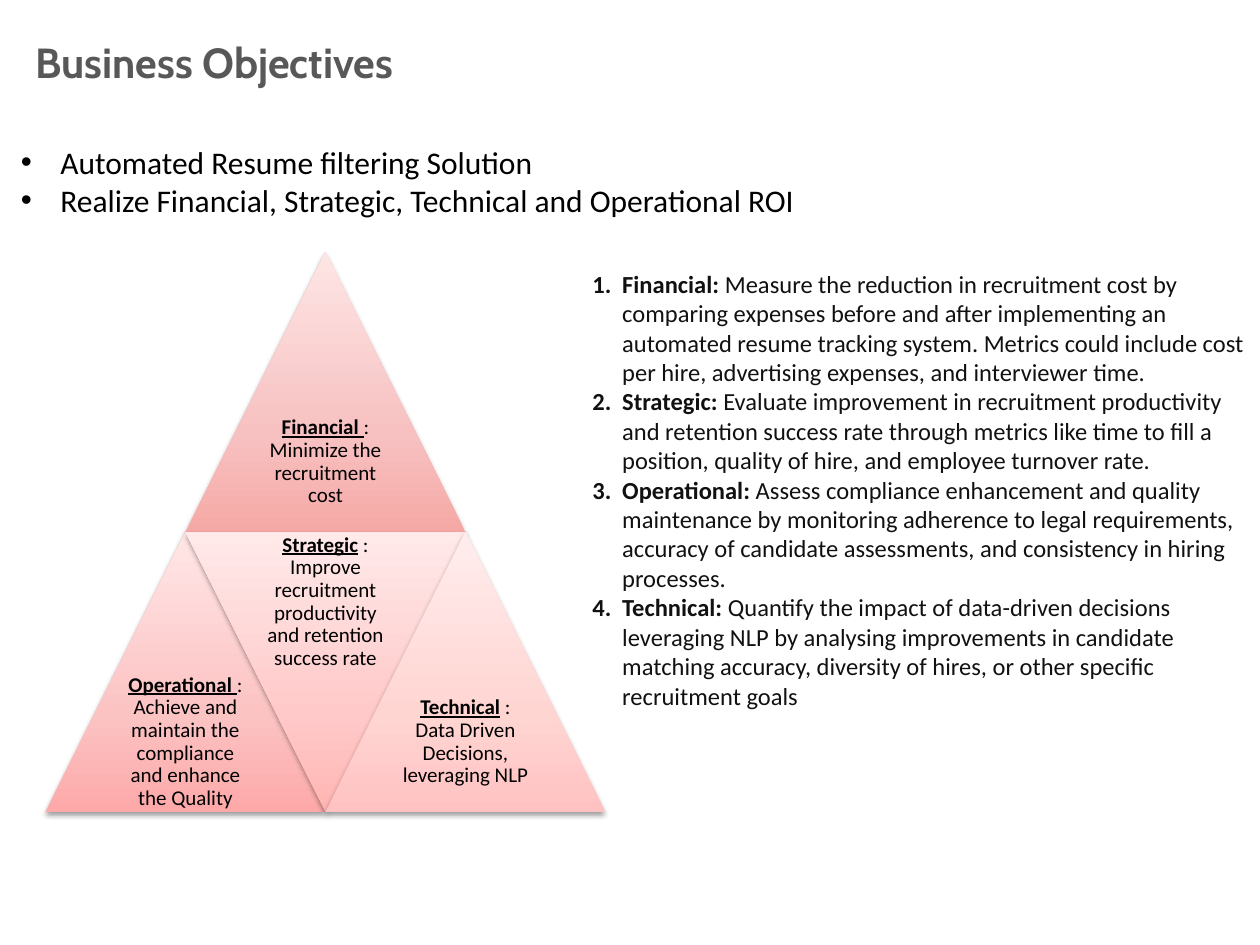
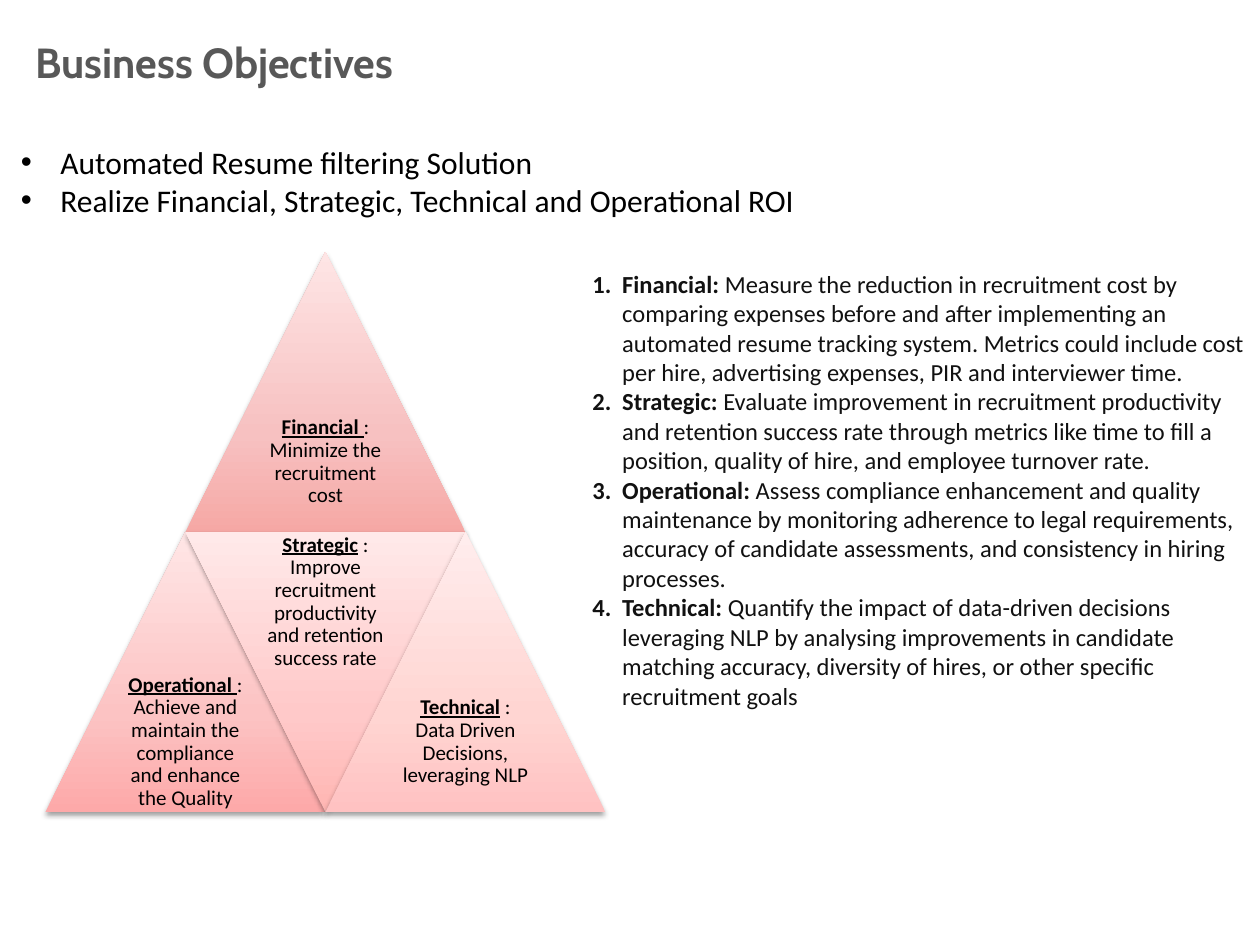
Before and after one commit to anirudhyadav/ISBG4FP1, a slide deck: slide 3 of Foundation_Project_G4__Final_Review_Trending_Jobs.pptx. Drawn at 1260x945 pixels with LibreOffice and Linux fonts; fonts in the diff are those of the drawing; background and template pictures are left out. Boxes give left, top, right and bottom in pixels: in the first picture for what was removed or moved away, otherwise in the second. Text is boxed around its words. In the diff, an @@ line names an element or a change of style, - is before the commit and + after.

```diff
--- a/Foundation_Project_G4__Final_Review_Trending_Jobs.pptx
+++ b/Foundation_Project_G4__Final_Review_Trending_Jobs.pptx
@@ text at (x1=622, y1=275, x2=1244, y2=386): text changed @@
-1. Financial: Measure the reduction in recruitment cost by comparing expenses before and after implementing an automated resume tracking system. Metrics could include cost per hire, advertising expenses, and interviewer time.
+1. Financial: Measure the reduction in recruitment cost by comparing expenses before and after implementing an automated resume tracking system. Metrics could include cost per hire, advertising expenses, PIR and interviewer time.
```
Also in this commit, not shown: 2 other slides changed, 2 slides added, 1 other file.
